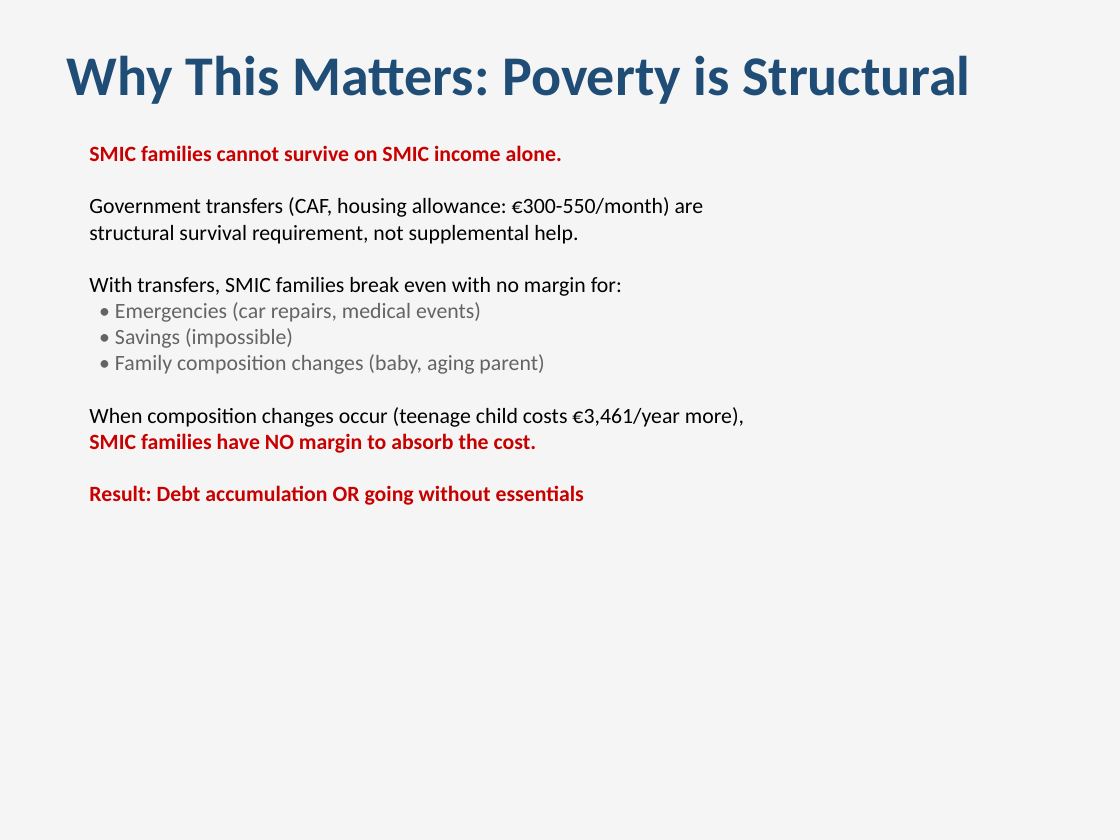
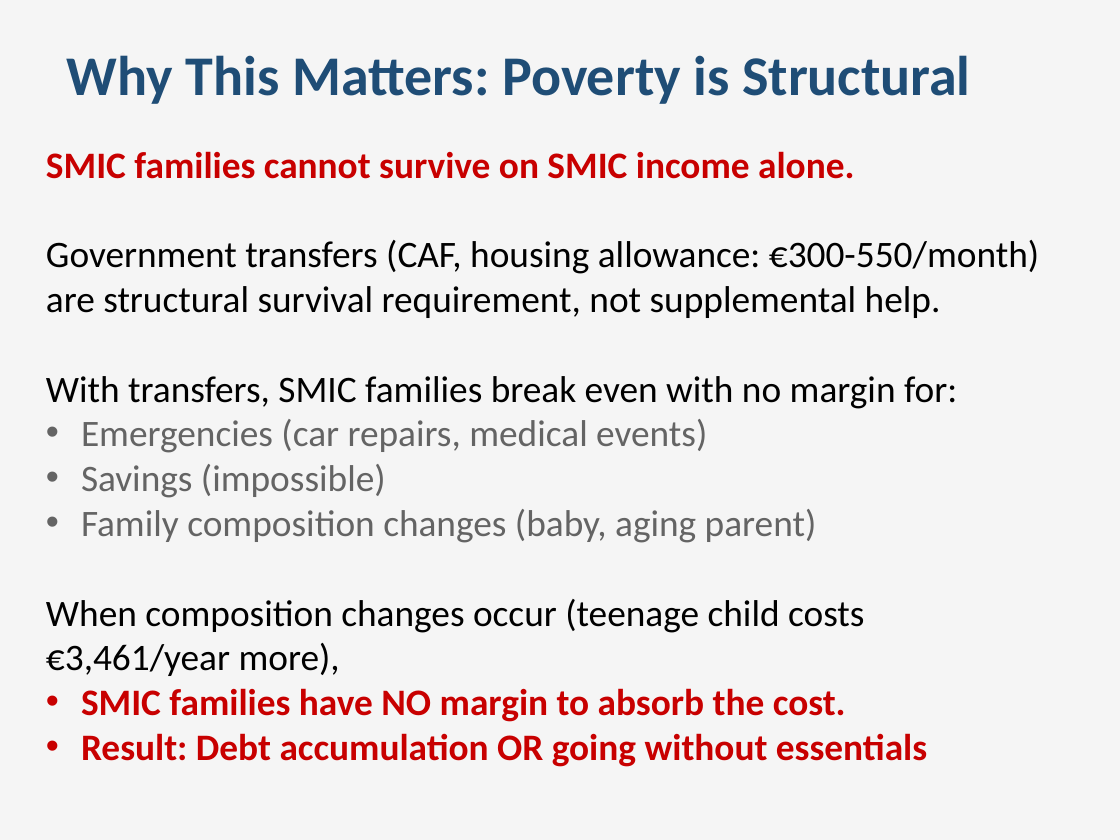
Before and after one commit to horaciofonseca-dev/snipping-prices-tool, a slide deck: slide 25 of CAPSTONE_DELIVERABLES/Snipper_Tool_Reality_vs_Official_Paris.pptx (slide 30 before the commit). Drawn at 1120x840 pixels with LibreOffice and Linux fonts; fonts in the diff are those of the drawing. Boxes give left, top, right and bottom in pixels: in the first picture for what was removed or moved away, otherwise in the second. Text is boxed around its words. In the diff, an @@ line names an element or a change of style, - is before the commit and + after.

```diff
--- a/CAPSTONE_DELIVERABLES/Snipper_Tool_Reality_vs_Official_Paris.pptx
+++ b/CAPSTONE_DELIVERABLES/Snipper_Tool_Reality_vs_Official_Paris.pptx
@@ text "SMIC families cannot survive on ...": place and size @@
-text "SMIC families cannot survive on ..." at (89,145,744,505)
+text "SMIC families cannot survive on ..." at (46,151,1039,767)
@@ text at (46,151,957,767): size 14 to 24 pt in "SMIC families cannot survive on SMIC income ...", "With transfers, SMIC families break even with ...", "When composition changes occur (teenage child costs ...", "SMIC families have NO margin to absorb ..." and 1 more places; bullet none to • @@
@@ text at (46,240,1039,318): text changed; size 14 to 24 pt @@
-Government transfers (CAF, housing allowance: €300-550/month) are
-structural survival requirement, not supplemental help.
+Government transfers (CAF, housing allowance: €300-550/month) are structural survival requirement, not supplemental help.
@@ text at (81,419,817,543): text changed; size 14 to 24 pt @@
-• Emergencies (car repairs, medical events)
-• Savings (impossible)
-• Family composition changes (baby, aging parent)
+• Emergencies (car repairs, medical events)
+• Savings (impossible)
+• Family composition changes (baby, aging parent)
```
Also in this commit, not shown: 18 other slides changed, 5 slides removed, 24 other files.
